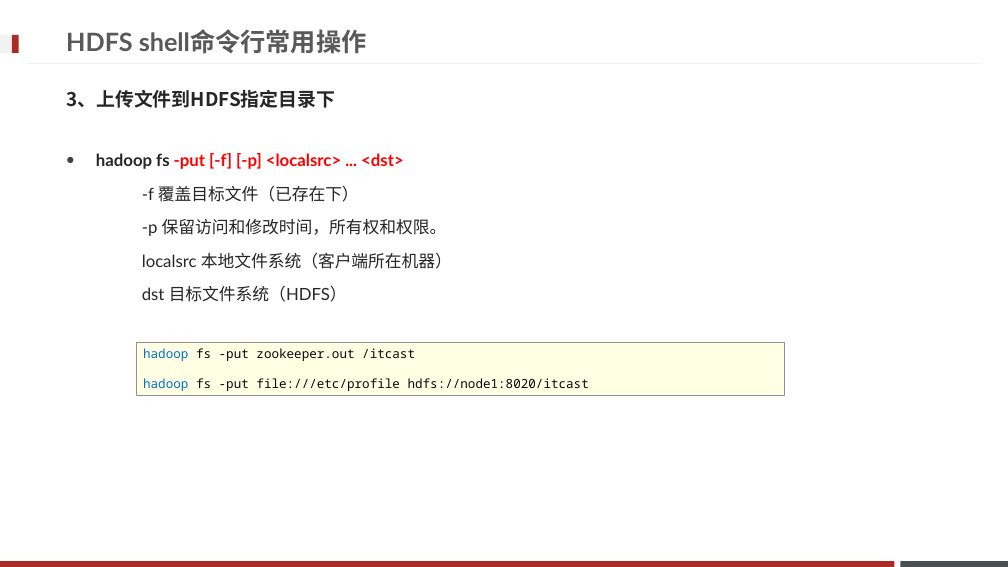
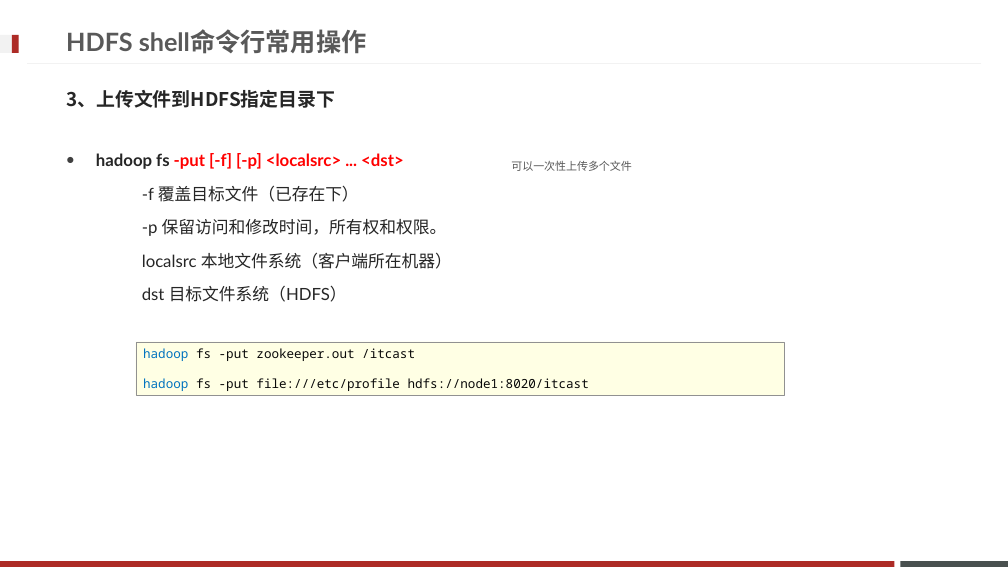
Before and after one commit to Legolas9999/big_data, a slide deck: slide 44 of Hadoop/大数据离线阶段--03.pptx. Drawn at 1008x567 pixels with LibreOffice and Linux fonts; fonts in the diff are those of the drawing; background and template pictures are left out. Boxes give left, top, right and bottom in pixels: in the first picture for what was removed or moved away, otherwise in the second. Text is boxed around its words. In the diff, an @@ line names an element or a change of style, - is before the commit and + after.

```diff
--- a/Hadoop/大数据离线阶段--03.pptx
+++ b/Hadoop/大数据离线阶段--03.pptx
@@ text added at (511, 161, 631, 171), 10.5 pt, text #595959 @@
+可以一次性上传多个文件
```
